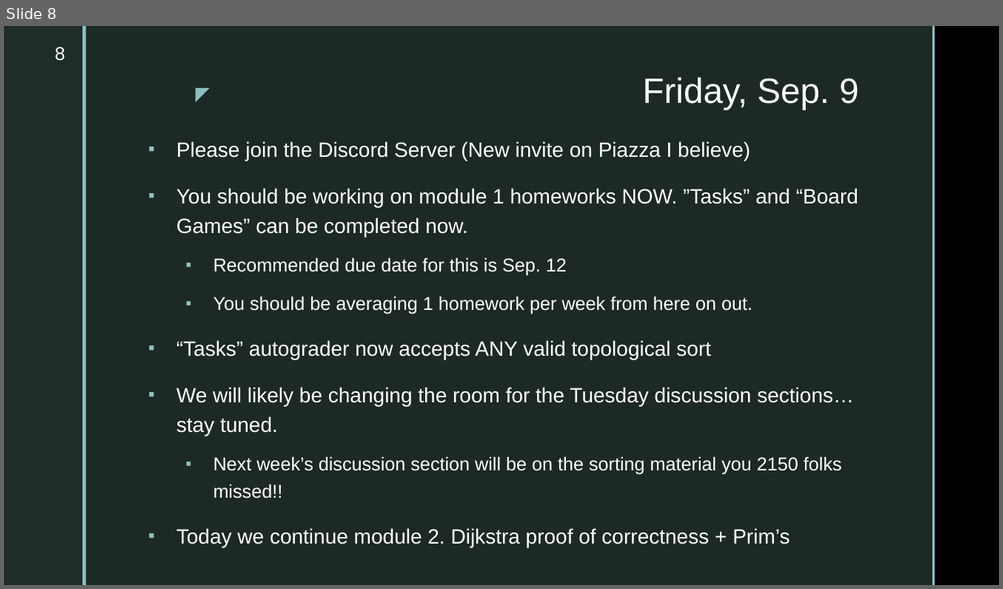
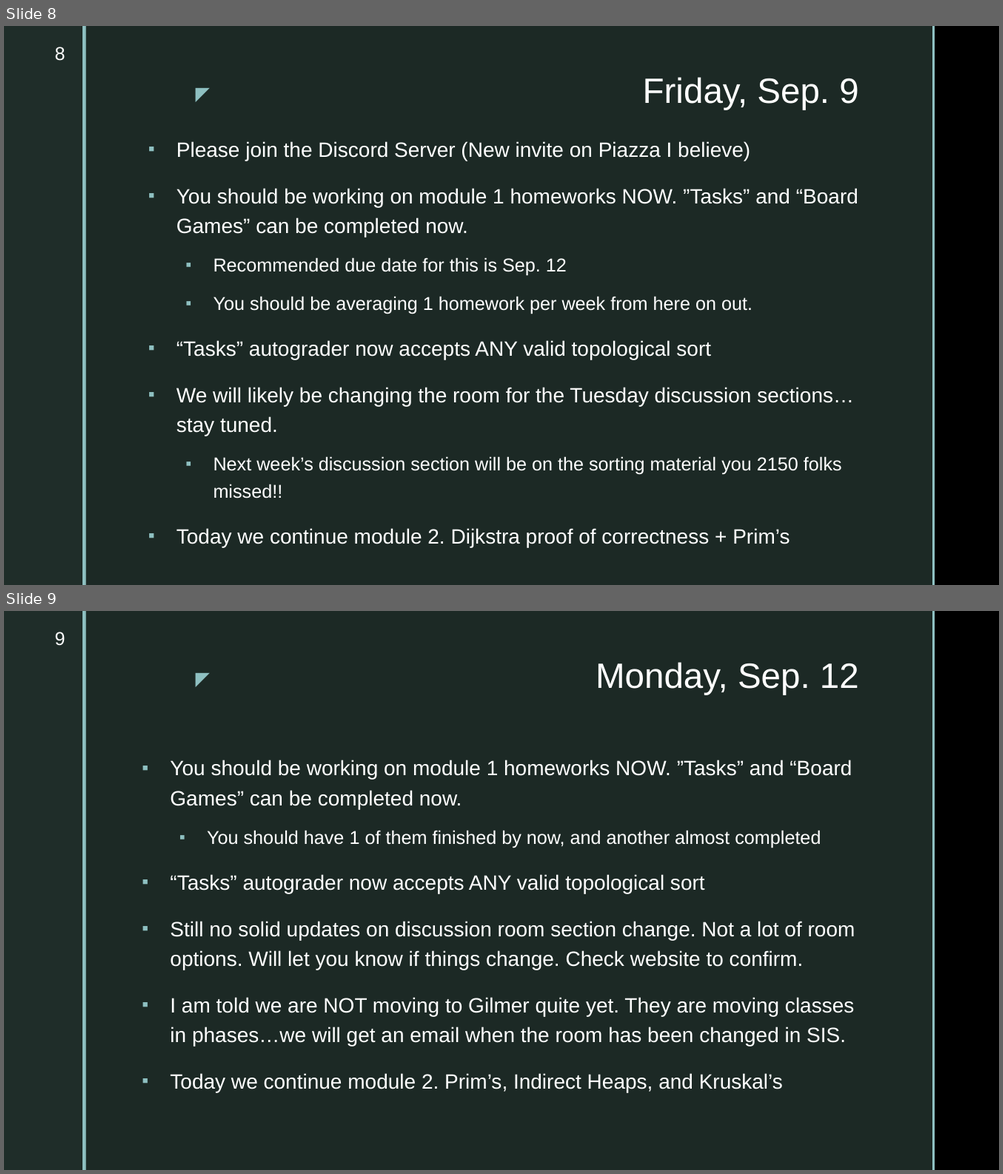
Before and after one commit to markfloryan/dsa2, a slide deck: slides/dailyannouncements.pptx. Shown one above the other, each under a label of ours: slide 8 before the commit, slides 8 and 9 after it. The pictures are 1003x589 and 1003x1174 pixels, drawn with LibreOffice and Linux fonts; fonts in the diff are those of the drawing; background and template pictures are left out. Boxes give left, top, right and bottom in pixels: in the first picture for what was removed or moved away, otherwise in the second. Text is boxed around its words. In the diff, an @@ line names an element or a change of style, - is before the commit and + after.

Commit message:
slide updates

```diff
--- a/slides/dailyannouncements.pptx
+++ b/slides/dailyannouncements.pptx
@@ slide 9 added at [4,611,999,1170], background picture (left out); not listed: 5 template elements that a slide beside it also shows @@
@@ page number added at [55,632,65,646], 18 pt, text #FFFFFF @@
+9
@@ title added at [595,662,859,695], 34 pt, text #FFFFFF @@
+Monday, Sep. 12
@@ text added at [170,760,855,1093], 20 pt, text #FFFFFF @@
+▪ You should be working on module 1 homeworks NOW. ”Tasks” and “Board Games” can be completed now.
+  ▪ You should have 1 of them finished by now, and another almost completed
+▪ “Tasks” autograder now accepts ANY valid topological sort
+▪ Still no solid updates on discussion room section change. Not a lot of room options. Will let you know if things change. Check website to confirm.
+▪ I am told we are NOT moving to Gilmer quite yet. They are moving classes in phases…we will get an email when the room has been changed in SIS.
+▪ Today we continue module 2. Prim’s, Indirect Heaps, and Kruskal’s
```
Also in this commit, not shown: 2 other files.
